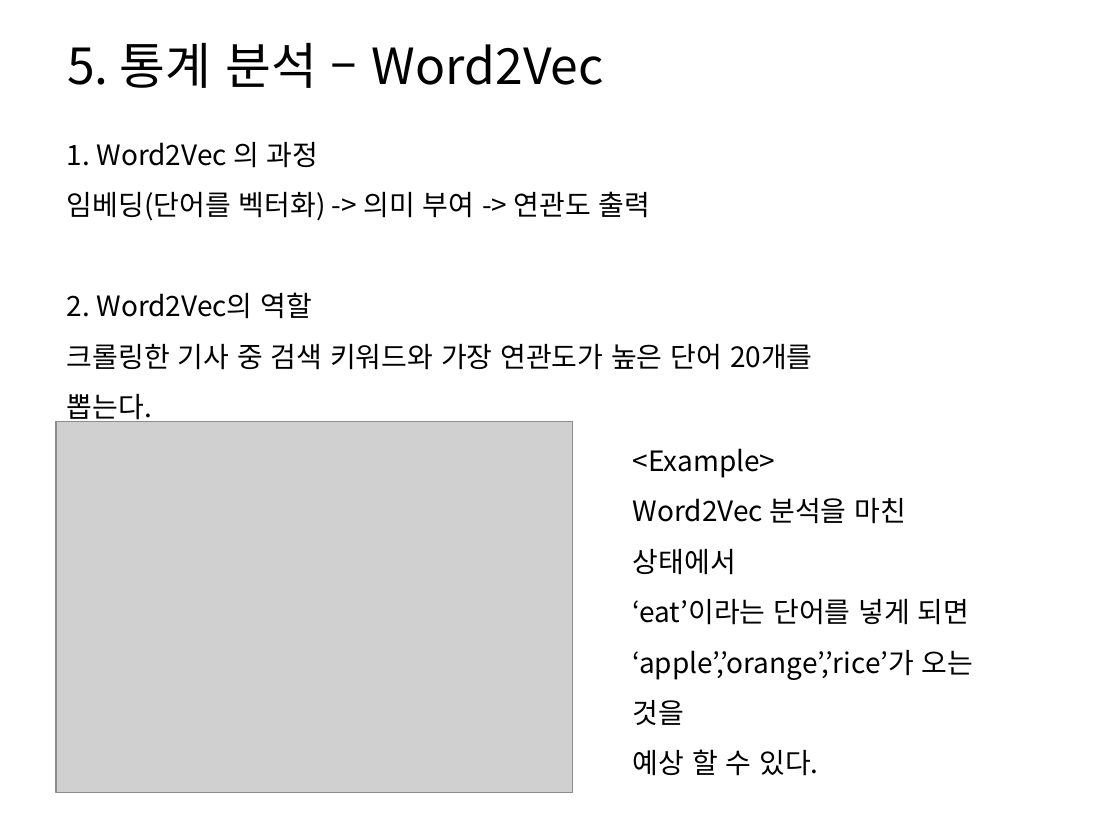
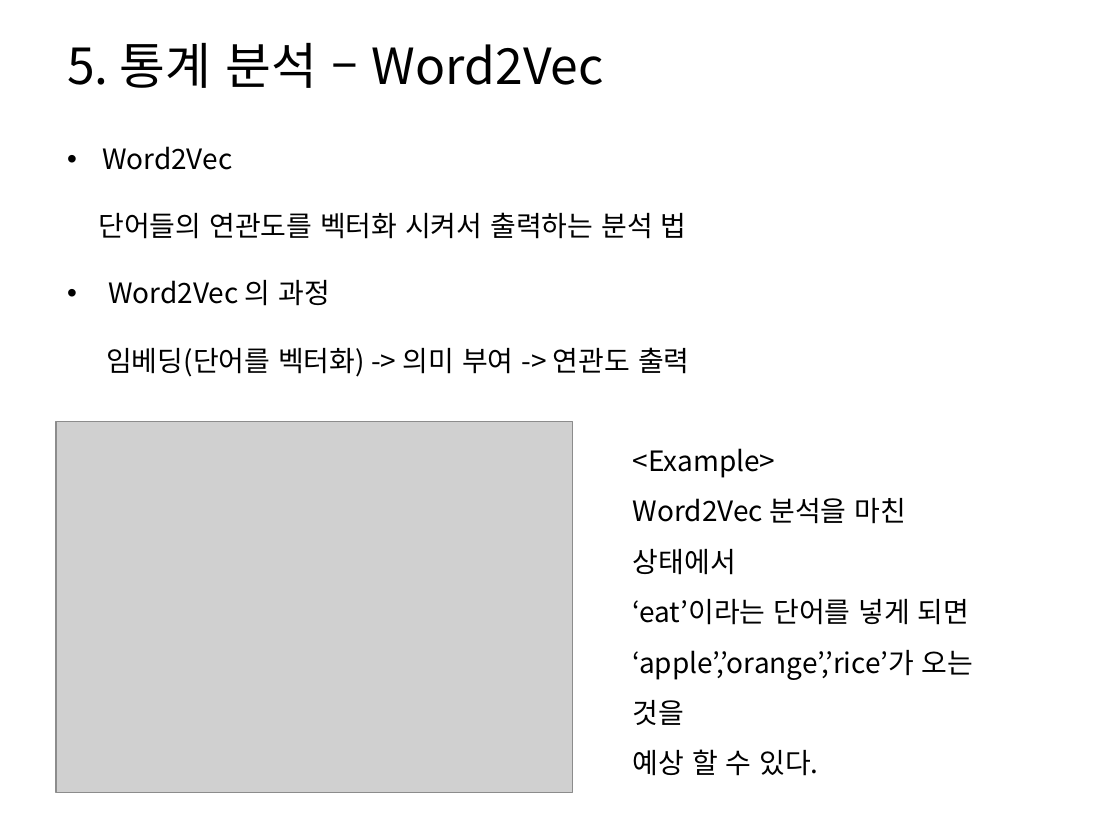
Before and after one commit to HaYongdae/issuewhatshow, a slide deck: slide 20 of doc/최종 PPT.pptx (slide 19 before the commit). Drawn at 1120x840 pixels with LibreOffice and Linux fonts; fonts in the diff are those of the drawing; grey boxes stand for pictures. Boxes give left, top, right and bottom in pixels: in the first picture for what was removed or moved away, otherwise in the second. Text is boxed around its words. In the diff, an @@ line names an element or a change of style, - is before the commit and + after.

```diff
--- a/doc/최종 PPT.pptx
+++ b/doc/최종 PPT.pptx
@@ text "Word2Vec": place and size @@
-text "Word2Vec" at bbox=[67, 142, 813, 370]
+text "Word2Vec" at bbox=[98, 146, 690, 377]
@@ text at bbox=[98, 146, 687, 306]: text changed @@
-1. Word2Vec 의 과정
+• Word2Vec
+단어들의 연관도를 벡터화 시켜서 출력하는 분석 법
+• Word2Vec 의 과정
@@ text at bbox=[67, 292, 813, 370]: paragraphs removed @@
-2. Word2Vec의 역할
-크롤링한 기사 중 검색 키워드와 가장 연관도가 높은 단어 20개를 뽑는다.
@@ text at bbox=[106, 347, 690, 377]: line spacing 1.5 to 2 @@
```
Also in this commit, not shown: 11 other slides changed, 2 slides added, 2 slides removed.
